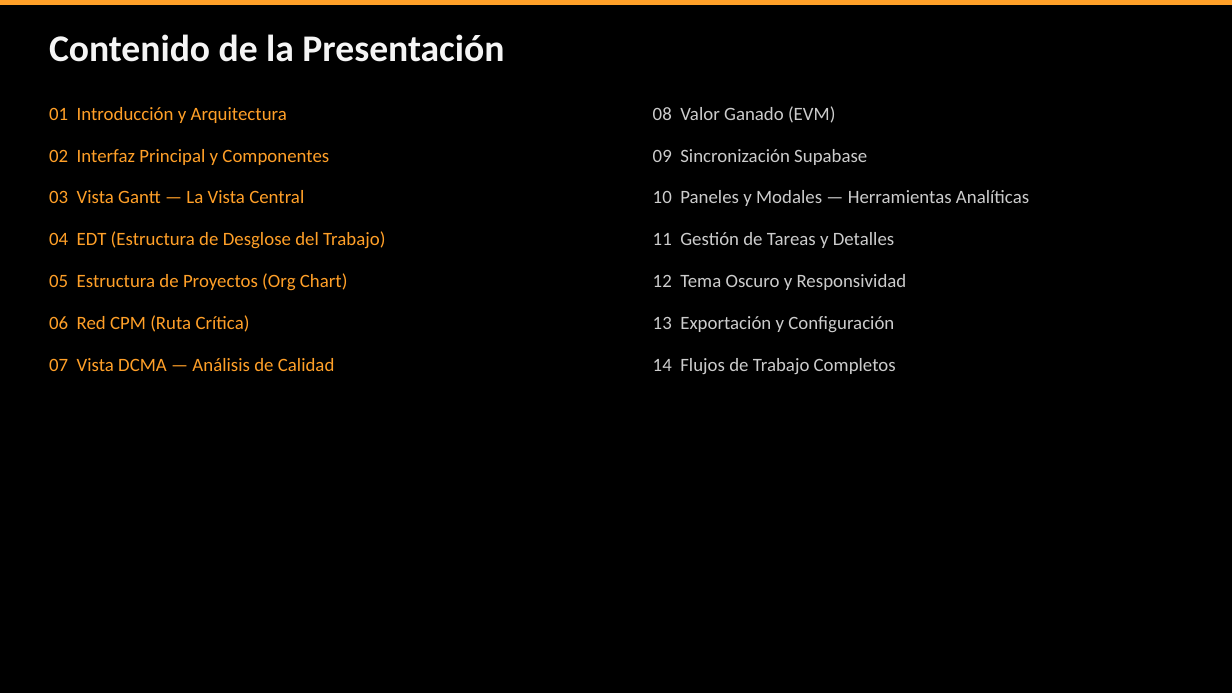
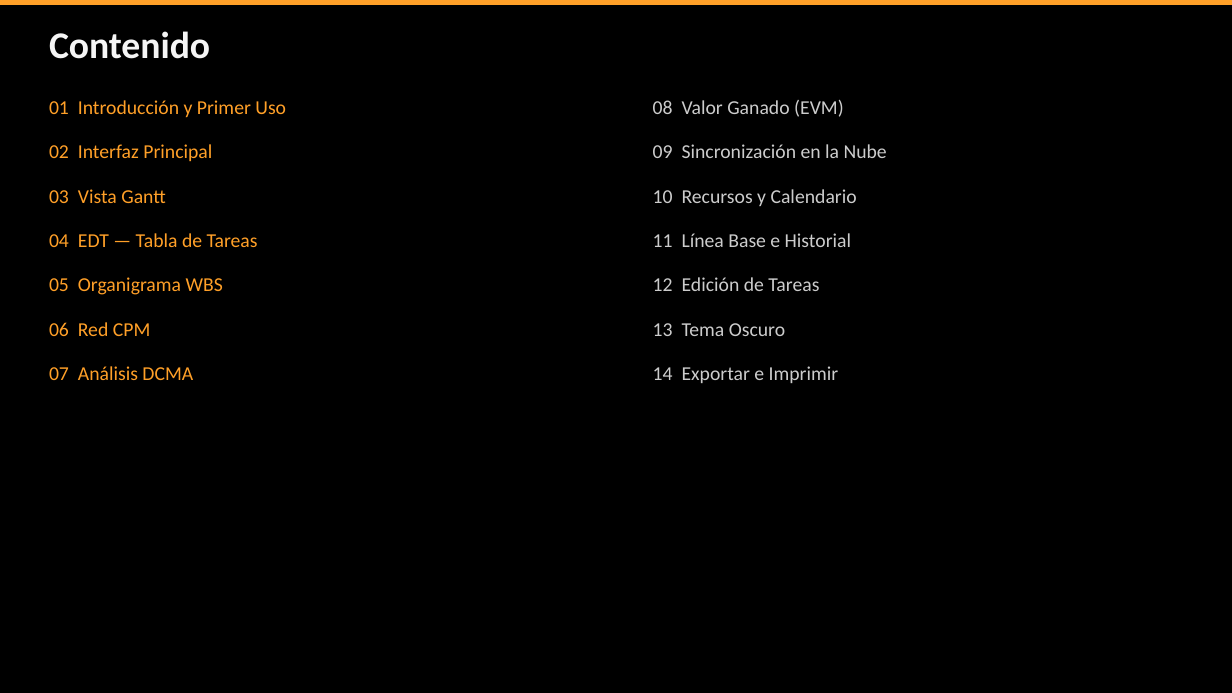
Before and after one commit to ehchavezm-hub/10-cronograma, a slide deck: slide 2 of docs/ECM_Project_Guia_de_Uso.pptx. Drawn at 1232x693 pixels with LibreOffice and Linux fonts; fonts in the diff are those of the drawing. Boxes give left, top, right and bottom in pixels: in the first picture for what was removed or moved away, otherwise in the second. Text is boxed around its words. In the diff, an @@ line names an element or a change of style, - is before the commit and + after.

```diff
--- a/docs/ECM_Project_Guia_de_Uso.pptx
+++ b/docs/ECM_Project_Guia_de_Uso.pptx
@@ text at bbox=[49, 31, 210, 59]: text changed @@
-Contenido de la Presentación
+Contenido
@@ text "08 Valor Ganado (EVM)" at bbox=[653, 100, 844, 117]: size 11 to 11.5 pt @@
@@ text at bbox=[49, 100, 286, 118]: text changed; size 11 to 11.5 pt @@
-01 Introducción y Arquitectura
+01 Introducción y Primer Uso
@@ text at bbox=[49, 144, 212, 162]: text changed; size 11 to 11.5 pt @@
-02 Interfaz Principal y Componentes
+02 Interfaz Principal
@@ text at bbox=[653, 144, 887, 158]: text changed; size 11 to 11.5 pt @@
-09 Sincronización Supabase
+09 Sincronización en la Nube
@@ text at bbox=[49, 189, 166, 203]: text changed; size 11 to 11.5 pt @@
-03 Vista Gantt — La Vista Central
+03 Vista Gantt
@@ text at bbox=[653, 189, 857, 206]: text changed; size 11 to 11.5 pt @@
-10 Paneles y Modales — Herramientas Analíticas
+10 Recursos y Calendario
@@ text at bbox=[49, 233, 258, 247]: text changed; size 11 to 11.5 pt @@
-04 EDT (Estructura de Desglose del Trabajo)
+04 EDT — Tabla de Tareas
@@ text at bbox=[653, 233, 851, 247]: text changed; size 11 to 11.5 pt @@
-11 Gestión de Tareas y Detalles
+11 Línea Base e Historial
@@ text at bbox=[49, 277, 223, 295]: text changed; size 11 to 11.5 pt @@
-05 Estructura de Proyectos (Org Chart)
+05 Organigrama WBS
@@ text at bbox=[653, 277, 819, 291]: text changed; size 11 to 11.5 pt @@
-12 Tema Oscuro y Responsividad
+12 Edición de Tareas
@@ text at bbox=[49, 322, 151, 336]: text changed; size 11 to 11.5 pt @@
-06 Red CPM (Ruta Crítica)
+06 Red CPM
@@ text at bbox=[653, 323, 785, 336]: text changed; size 11 to 11.5 pt @@
-13 Exportación y Configuración
+13 Tema Oscuro
@@ text at bbox=[49, 366, 193, 380]: text changed; size 11 to 11.5 pt @@
-07 Vista DCMA — Análisis de Calidad
+07 Análisis DCMA
@@ text at bbox=[653, 366, 839, 383]: text changed; size 11 to 11.5 pt @@
-14 Flujos de Trabajo Completos
+14 Exportar e Imprimir
```
Also in this commit, not shown: 44 other slides changed, 58 slides added, 64 slides removed.
